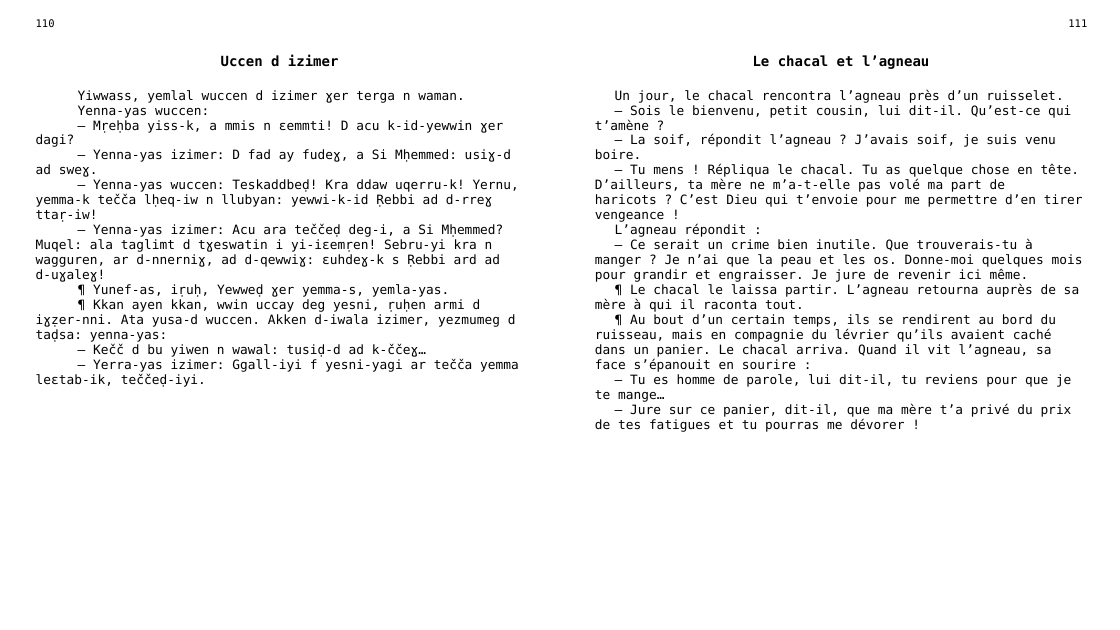
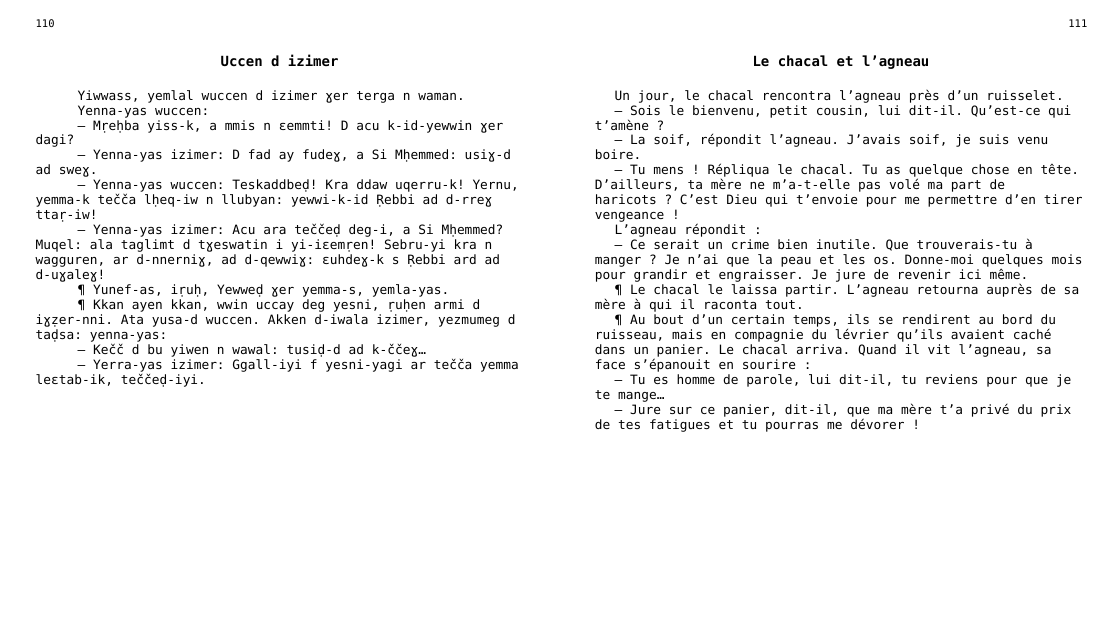
Before and after one commit to sferhah/tamacahut_n_wuccen, a slide deck: slide 53 of Uccen.ConsoleApp/Resources/pptx/uccen.pptx. Drawn at 1120x630 pixels with LibreOffice and Linux fonts; fonts in the diff are those of the drawing. Boxes give left, top, right and bottom in pixels: in the first picture for what was removed or moved away, otherwise in the second. Text is boxed around its words. In the diff, an @@ line names an element or a change of style, - is before the commit and + after.

```diff
--- a/Uccen.ConsoleApp/Resources/pptx/uccen.pptx
+++ b/Uccen.ConsoleApp/Resources/pptx/uccen.pptx
@@ table at <box>27,13,1096,607</box> @@
-row 3, column 3: Un jour, le chacal rencontra l’agneau près d’un ruisselet. / — Sois le bienvenu, petit cousin, lui dit-il. Qu’est-ce qui t’amène ? / — La soif, répondit l’agneau ? J’avais soif, je suis venu boire. / — Tu mens ! Répliqua le chacal. Tu as quelque chose en tête. D’ailleurs, ta mère ne m’a-t-elle pas volé ma part de haricots ? C’est Dieu qui t’envoie pour me permettre d’en tirer vengeance ! / L’agneau répondit : / — Ce serait un crime bien inutile. Que trouverais-tu à manger ? Je n’ai que la peau et les os. Donne-moi quelques mois pour grandir et engraisser. Je jure de revenir ici même. / ¶ Le chacal le laissa partir. L’agneau retourna auprès de sa mère à qui il raconta tout. / ¶ Au bout d’un certain temps, ils se rendirent au bord du ruisseau, mais en compagnie du lévrier qu’ils avaient caché dans un panier. Le chacal arriva. Quand il vit l’agneau, sa face s’épanouit en sourire : / — Tu es homme de parole, lui dit-il, tu reviens pour que je te mange… / — Jure sur ce panier, dit-il, que ma mère t’a privé du prix de tes fatigues et tu pourras me dévorer !
+row 3, column 3: Un jour, le chacal rencontra l’agneau près d’un ruisselet. / — Sois le bienvenu, petit cousin, lui dit-il. Qu’est-ce qui t’amène ? / — La soif, répondit l’agneau. J’avais soif, je suis venu boire. / — Tu mens ! Répliqua le chacal. Tu as quelque chose en tête. D’ailleurs, ta mère ne m’a-t-elle pas volé ma part de haricots ? C’est Dieu qui t’envoie pour me permettre d’en tirer vengeance ! / L’agneau répondit : / — Ce serait un crime bien inutile. Que trouverais-tu à manger ? Je n’ai que la peau et les os. Donne-moi quelques mois pour grandir et engraisser. Je jure de revenir ici même. / ¶ Le chacal le laissa partir. L’agneau retourna auprès de sa mère à qui il raconta tout. / ¶ Au bout d’un certain temps, ils se rendirent au bord du ruisseau, mais en compagnie du lévrier qu’ils avaient caché dans un panier. Le chacal arriva. Quand il vit l’agneau, sa face s’épanouit en sourire : / — Tu es homme de parole, lui dit-il, tu reviens pour que je te mange… / — Jure sur ce panier, dit-il, que ma mère t’a privé du prix de tes fatigues et tu pourras me dévorer !
```
Also in this commit, not shown: 27 other slides changed, 1 other file.
